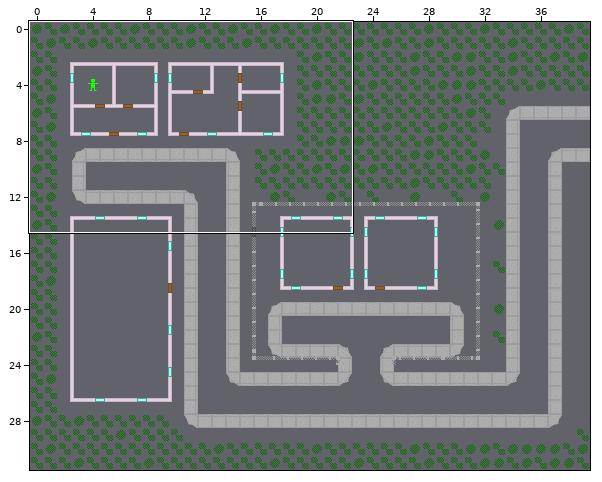
Tiled map (JSON): maps/Map1.json. The picture above shows the old version from afar; the outline marks the close-up.
Close-up. Before the commit:
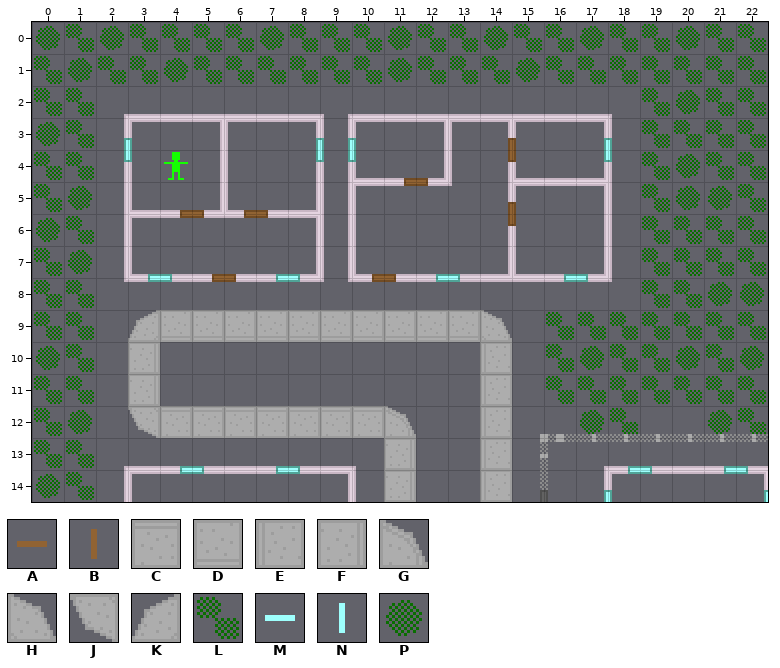
Cells are 16x16 px. Shown: x 0..22, y 0..14. Not drawn, because the pictures are missing: unchanged layer "Ground". Layer "WallsDetail" is drawn -8,-8 px off the grid.
Key: from "TilesetGround": A 42 "Door1", B 42 turned 270 "Door1", C 44 "Sidewalk1", D 44 turned 180 "Sidewalk1", E 44 turned 270 "Sidewalk1", F 44 turned 90 "Sidewalk1", G 45 "SidewalkCorner1", H 46 "SidewalkCorner2", J 46 turned 180 "SidewalkCorner2", K 46 turned 270 "SidewalkCorner2", L 48 "Vegetation1", M 55 "Window1", N 55 turned 270 "Window1", P 57 "Vegetation2".
_ is an empty cell.
Layers that did not change in this view are not listed.
Layer "GroundDetail" before, first column x 0:
 0 PLPLLLLPLLLPLLPLLPLLPLL
 1 LPLLPLLLLLLPLLLPLLLLLLL
 2 LL_________________LPLL
 3 PL_________________LLLL
 4 LL_________________LPLL
 5 LP_________________LPPL
 6 PL_________________LLLL
 7 LP_________________LLLL
 8 LL_________________LLPP
 9 LL_KDDDDDDDDDDH_LLLLLLL
10 PL_F__________E_LPLLPLP
11 LL_F__________E_LLLLLLL
12 LP_JCCCCCCCG__E__PL__PL
13 LL_________F__E________
14 PL_________F__E________
Layer "WallsDetail" before, first column x 0:
 0 _______________________
 1 _______________________
 2 _______________________
 3 _______________________
 4 ___N_____NN____B__N____
 5 ____________A__________
 6 _____A_A_______B_______
 7 _______________________
 8 ____M_A_M__A_M___M_____
 9 _______________________
10 _______________________
11 _______________________
12 _______________________
13 _______________________
14 _____M__M__________M__M
After:
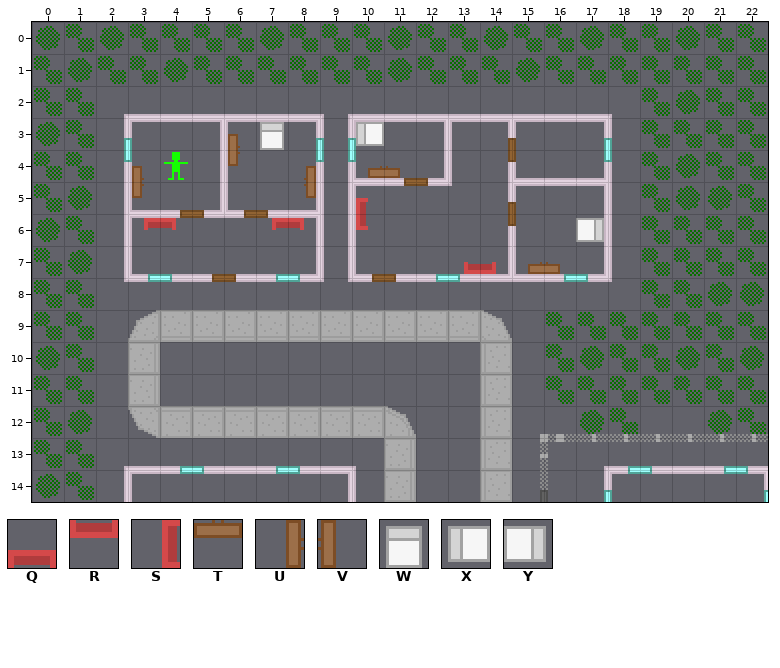
Further tiles: from "TilesetGround": Q 67 "Sofa1", R 67 turned 180 "Sofa1", S 67 turned 270 "Sofa1", T 68 turned 180 "Closet1", U 68 turned 270 "Closet1", V 68 turned 90 "Closet1", W 69 "Bed1", X 69 turned 270 "Bed1", Y 69 turned 90 "Bed1".
Changes in this commit:
Layer "GroundDetail":
y 3: x 7 _ -> W; x 10 _ -> X
y 6: x 17 _ -> Y
Layer "WallsDetail":
y 4: x 6 _ -> U
y 5: x 3 _ -> U; x 9 _ -> V; x 11 _ -> T
y 6: x 4 _ -> Q; x 8 _ -> Q; x 10 _ -> S
y 8: x 14 _ -> R; x 16 _ -> T
Boxes around the changes in both close-ups, in picture pixels (x1, y1, x2, y2):
added: (260, 122, 284, 150)
added: (356, 122, 384, 146)
added: (228, 134, 240, 166)
added: (132, 166, 176, 230)
added: (272, 166, 400, 230)
added: (576, 218, 604, 242)
added: (464, 262, 496, 274)
added: (528, 262, 560, 274)
